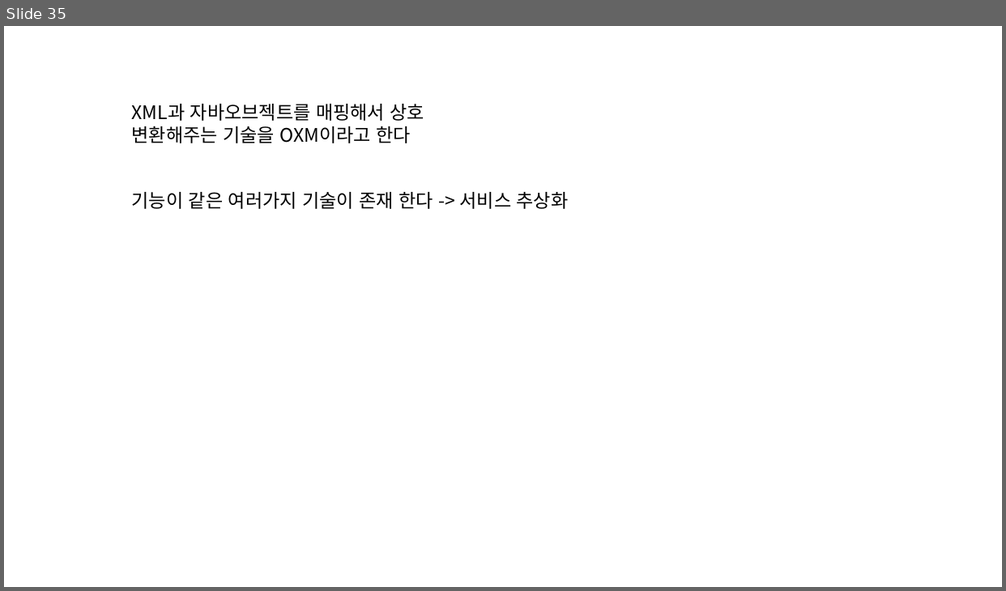
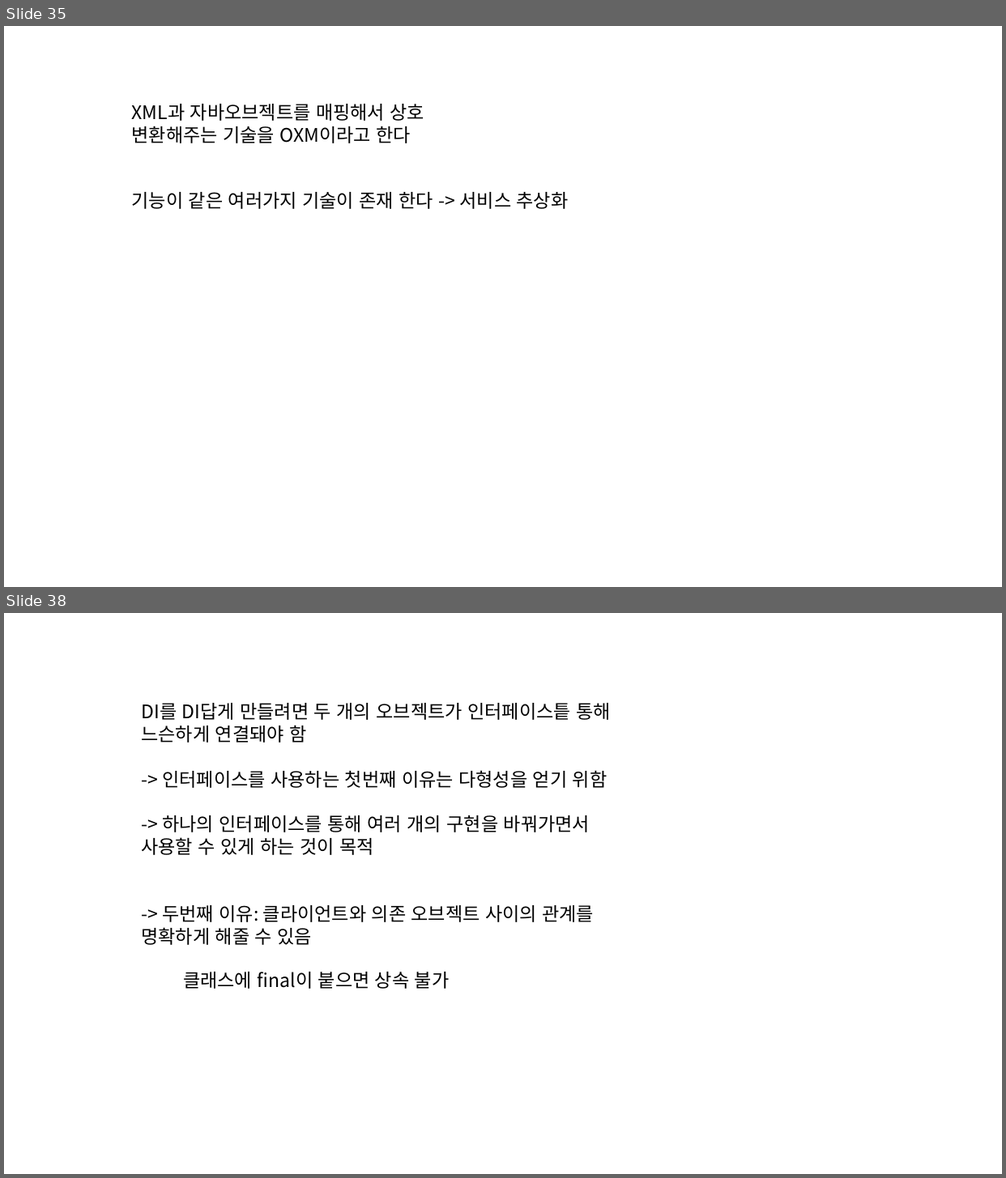
Before and after one commit to eongss/testproject, a slide deck: 프레젠테이션1.pptx. Shown one above the other, each under a label of ours: slide 35 before the commit, slides 35 and 38 after it; the slides between them are not shown. The pictures are 1006x591 and 1006x1178 pixels, drawn with LibreOffice and Linux fonts; fonts in the diff are those of the drawing. Boxes give left, top, right and bottom in pixels: in the first picture for what was removed or moved away, otherwise in the second. Text is boxed around its words. In the diff, an @@ line names an element or a change of style, - is before the commit and + after.

```diff
--- a/프레젠테이션1.pptx
+++ b/프레젠테이션1.pptx
@@ slide 38 added at (4, 613, 1002, 1174), background #FFFFFF @@
@@ text added at (141, 703, 611, 945), 18 pt, text #000000 @@
+DI를 DI답게 만들려면 두 개의 오브젝트가 인터페이스틑 통해 느슨하게 연결돼야 함
+-> 인터페이스를 사용하는 첫번째 이유는 다형성을 얻기 위함
+-> 하나의 인터페이스를 통해 여러 개의 구현을 바꿔가면서 사용할 수 있게 하는 것이 목적
+-> 두번째 이유: 클라이언트와 의존 오브젝트 사이의 관계를 명확하게 해줄 수 있음
@@ text added at (183, 972, 450, 989), 18 pt, text #000000 @@
+클래스에 final이 붙으면 상속 불가
```
Also in this commit, not shown: 17 other slides added, 2 slides removed, 1 other file.
